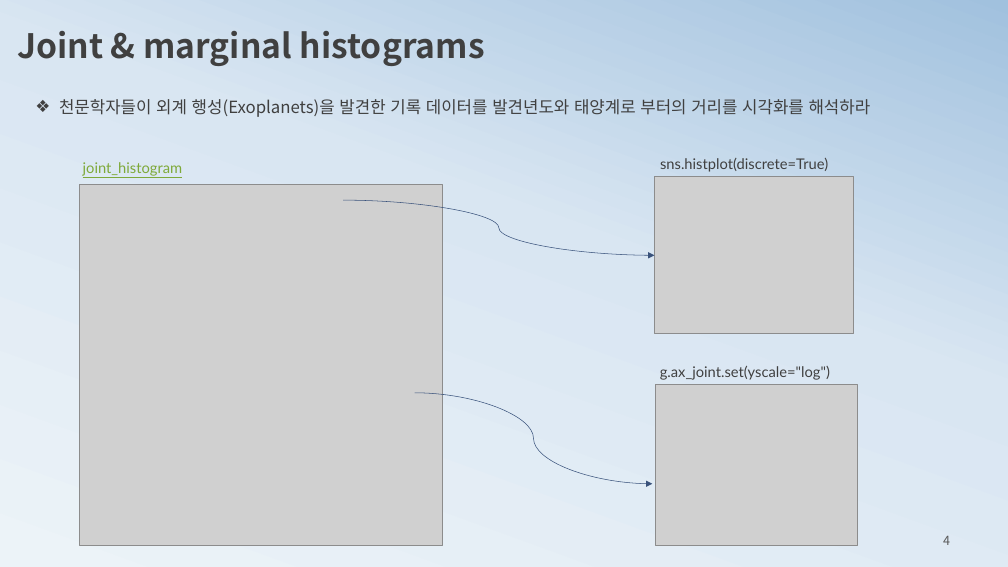
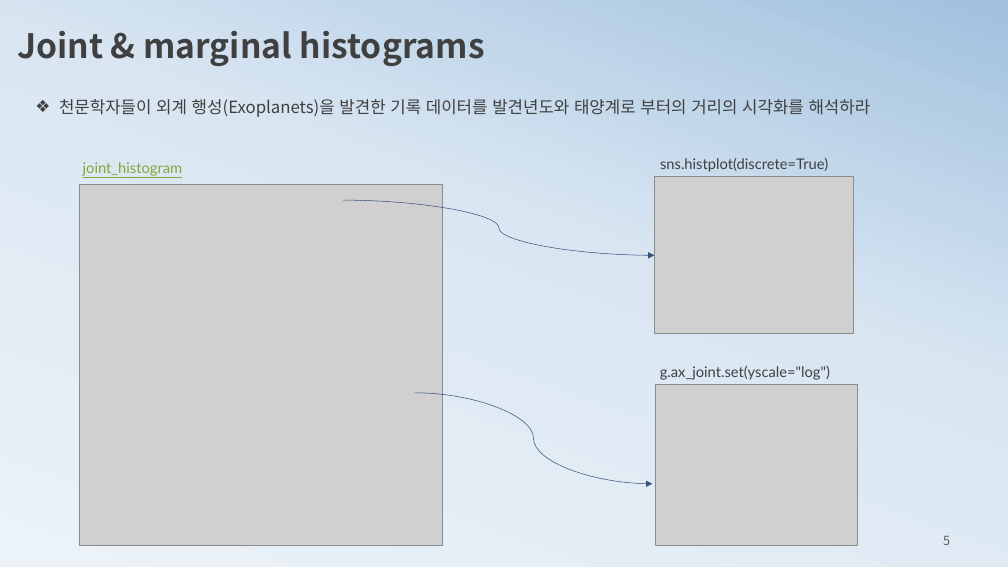
Before and after one commit to ancestor9/mathematics-for-machine-learning, a slide deck: slide 5 of 2_histogram2probability.pptx (slide 4 before the commit). Drawn at 1008x567 pixels with LibreOffice and Linux fonts; fonts in the diff are those of the drawing; grey boxes stand for pictures. Boxes give left, top, right and bottom in pixels: in the first picture for what was removed or moved away, otherwise in the second. Text is boxed around its words. In the diff, an @@ line names an element or a change of style, - is before the commit and + after.

```diff
--- a/2_histogram2probability.pptx
+++ b/2_histogram2probability.pptx
@@ text at (59, 99, 871, 117): text changed @@
-❖ 천문학자들이 외계 행성(Exoplanets)을 발견한 기록 데이터를 발견년도와 태양계로 부터의 거리를 시각화를 해석하라
+❖ 천문학자들이 외계 행성(Exoplanets)을 발견한 기록 데이터를 발견년도와 태양계로 부터의 거리의 시각화를 해석하라
@@ page number at (943, 536, 950, 545): text changed @@
-4
+5
```
Also in this commit, not shown: 4 other slides changed, 5 slides added, 2 slides removed.
